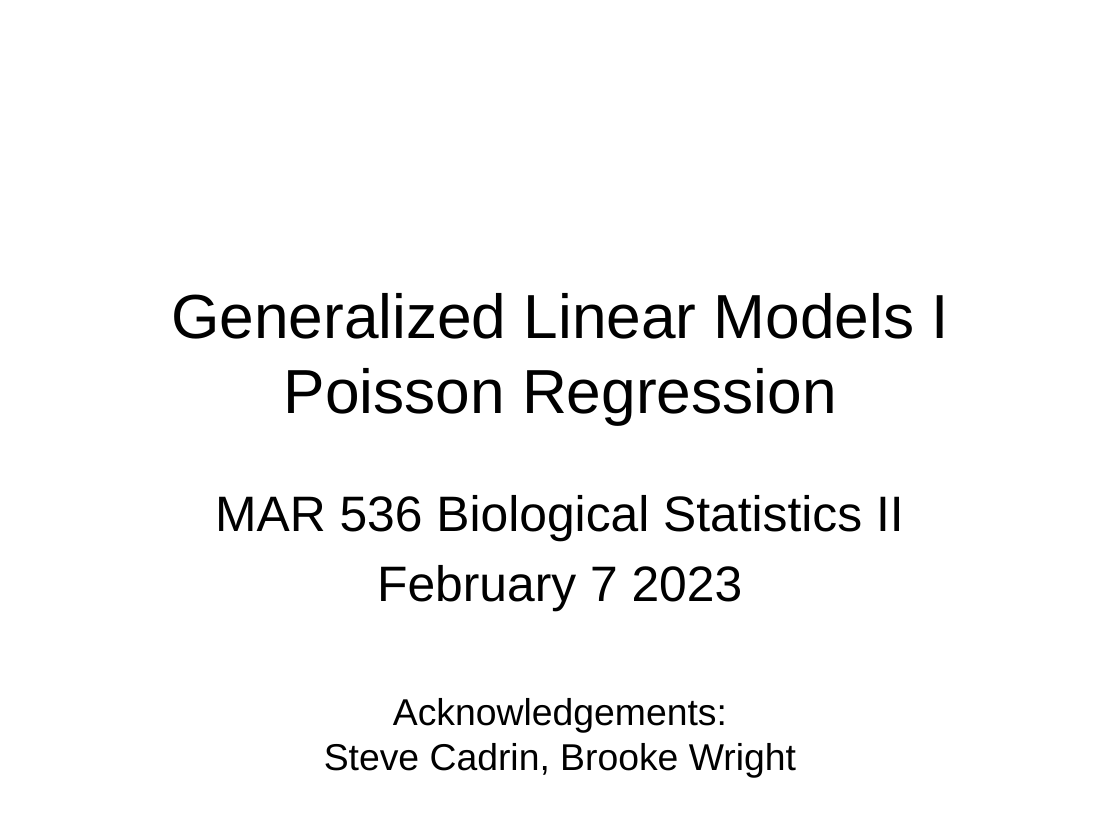
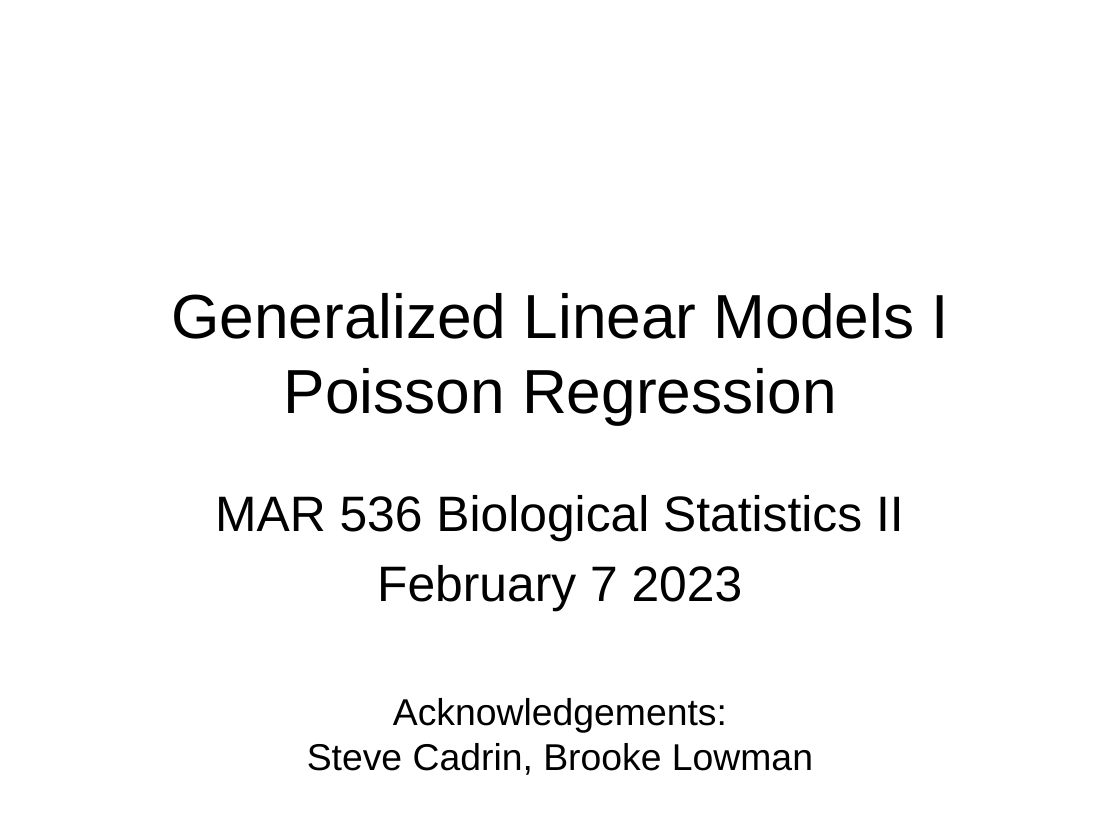
Before and after one commit to gavinfay/mar536-biolstats2-s25, a slide deck: slide 1 of docs/lectures/lec-06.pptx. Drawn at 1120x840 pixels with LibreOffice and Linux fonts; fonts in the diff are those of the drawing. Boxes give left, top, right and bottom in pixels: in the first picture for what was removed or moved away, otherwise in the second. Text is boxed around its words. In the diff, an @@ line names an element or a change of style, - is before the commit and + after.

```diff
--- a/docs/lectures/lec-06.pptx
+++ b/docs/lectures/lec-06.pptx
@@ subtitle at (x1=307, y1=698, x2=813, y2=775): text changed @@
-Acknowledgements:
-Steve Cadrin, Brooke Wright
+Acknowledgements:
+Steve Cadrin, Brooke Lowman
```
Also in this commit, not shown: 1 other slide changed, 8 other files.
